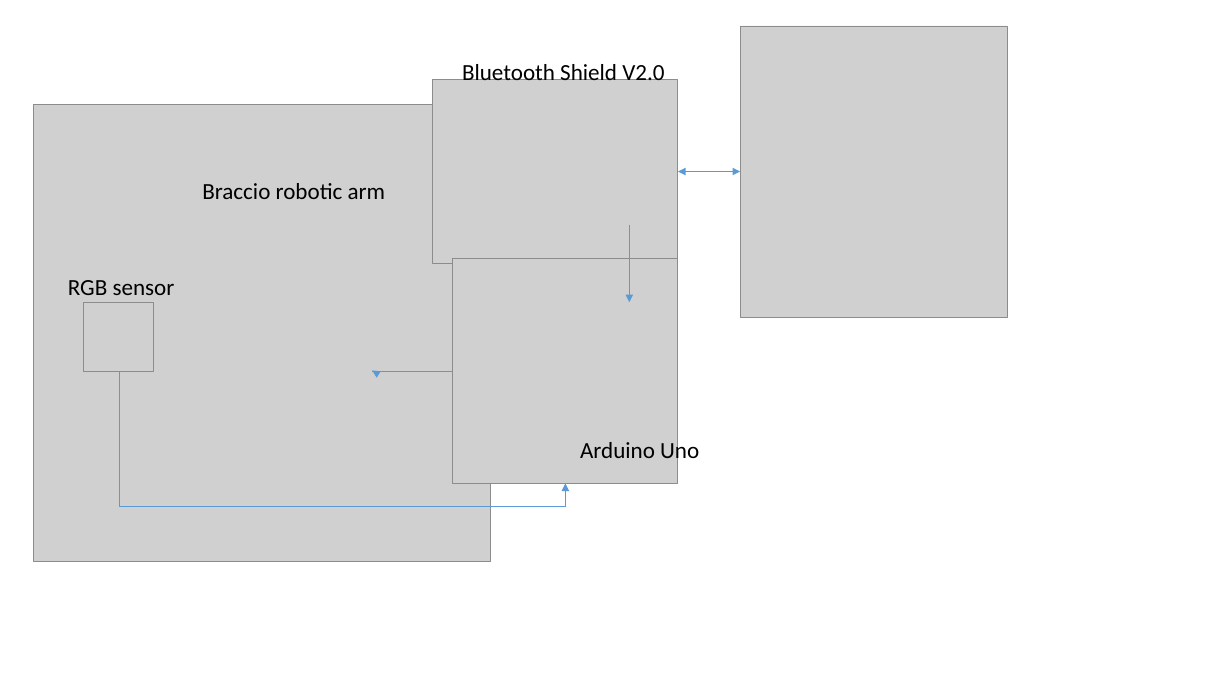
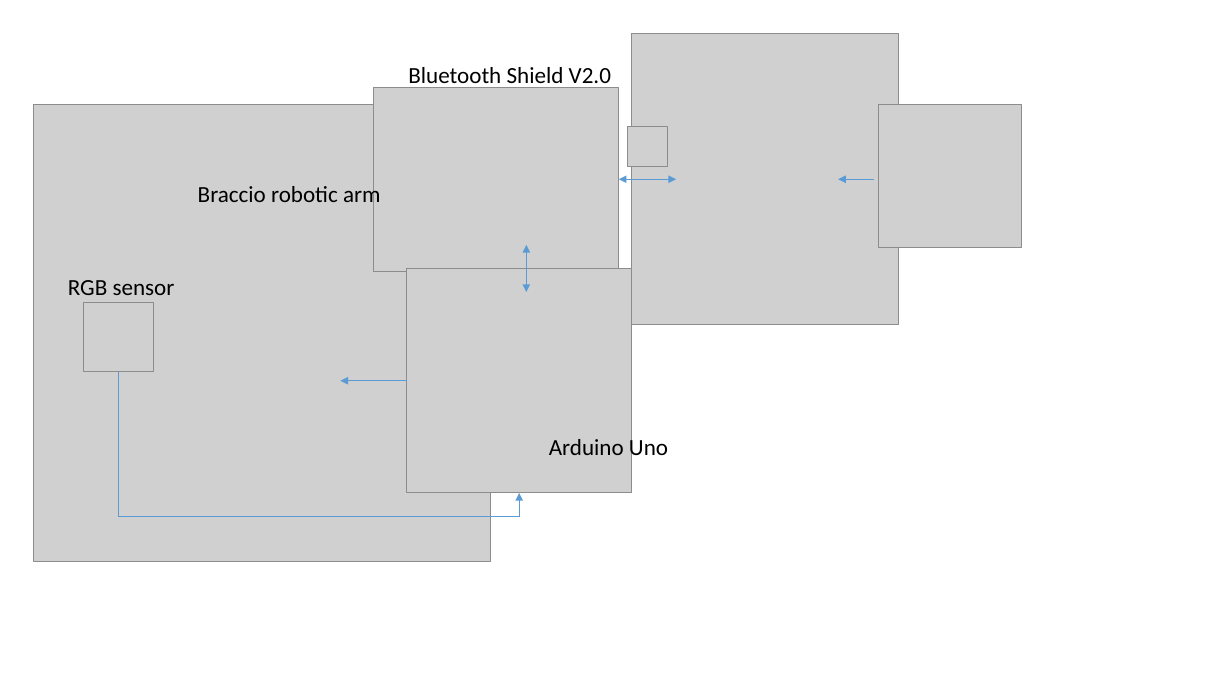
Before and after one commit to schoenandreas/Android_Praktikum, a slide deck: slide 1 of 01_Software Requirements Specification/Zeichnungen.pptx. Drawn at 1232x693 pixels with LibreOffice and Linux fonts; fonts in the diff are those of the drawing; grey boxes stand for pictures. Boxes give left, top, right and bottom in pixels: in the first picture for what was removed or moved away, otherwise in the second. Text is boxed around its words. In the diff, an @@ line names an element or a change of style, - is before the commit and + after.

Commit message:
zeichungen

```diff
--- a/01_Software Requirements Specification/Zeichnungen.pptx
+++ b/01_Software Requirements Specification/Zeichnungen.pptx
@@ text "Bluetooth Shield V2.0": place and size @@
-text "Bluetooth Shield V2.0" at bbox=[462, 61, 664, 80]
+text "Bluetooth Shield V2.0" at bbox=[408, 67, 611, 89]
@@ picture: place and size @@
-picture at bbox=[740, 26, 1007, 317]
+picture at bbox=[632, 33, 899, 324]
@@ picture: place and size @@
-picture at bbox=[433, 79, 677, 263]
+picture at bbox=[374, 88, 619, 272]
@@ picture added at bbox=[879, 104, 1021, 247] @@
@@ picture added at bbox=[628, 127, 667, 166] @@
@@ text "Braccio robotic arm" rewrapped from bbox=[202, 183, 386, 199] to bbox=[198, 182, 381, 208] @@
@@ elbow double arrow moved from (740, 172) - (678, 172) to (677, 179) - (619, 179) @@
@@ elbow arrow added from (874, 179) to (838, 179), #5B9BD5 0.5 pt @@
@@ arrow removed from (629, 225) to (629, 302) @@
@@ picture: place and size @@
-picture at bbox=[453, 259, 677, 483]
+picture at bbox=[407, 268, 631, 493]
@@ elbow double arrow added from (527, 292) to (527, 245), #5B9BD5 0.5 pt @@
@@ elbow arrow moved from (118, 372) - (566, 483) to (118, 372) - (519, 494) @@
@@ elbow arrow moved from (453, 371) - (372, 371) to (407, 381) - (340, 381) @@
@@ text "Arduino Uno": place and size @@
-text "Arduino Uno" at bbox=[580, 438, 699, 464]
+text "Arduino Uno" at bbox=[549, 435, 668, 461]
```
